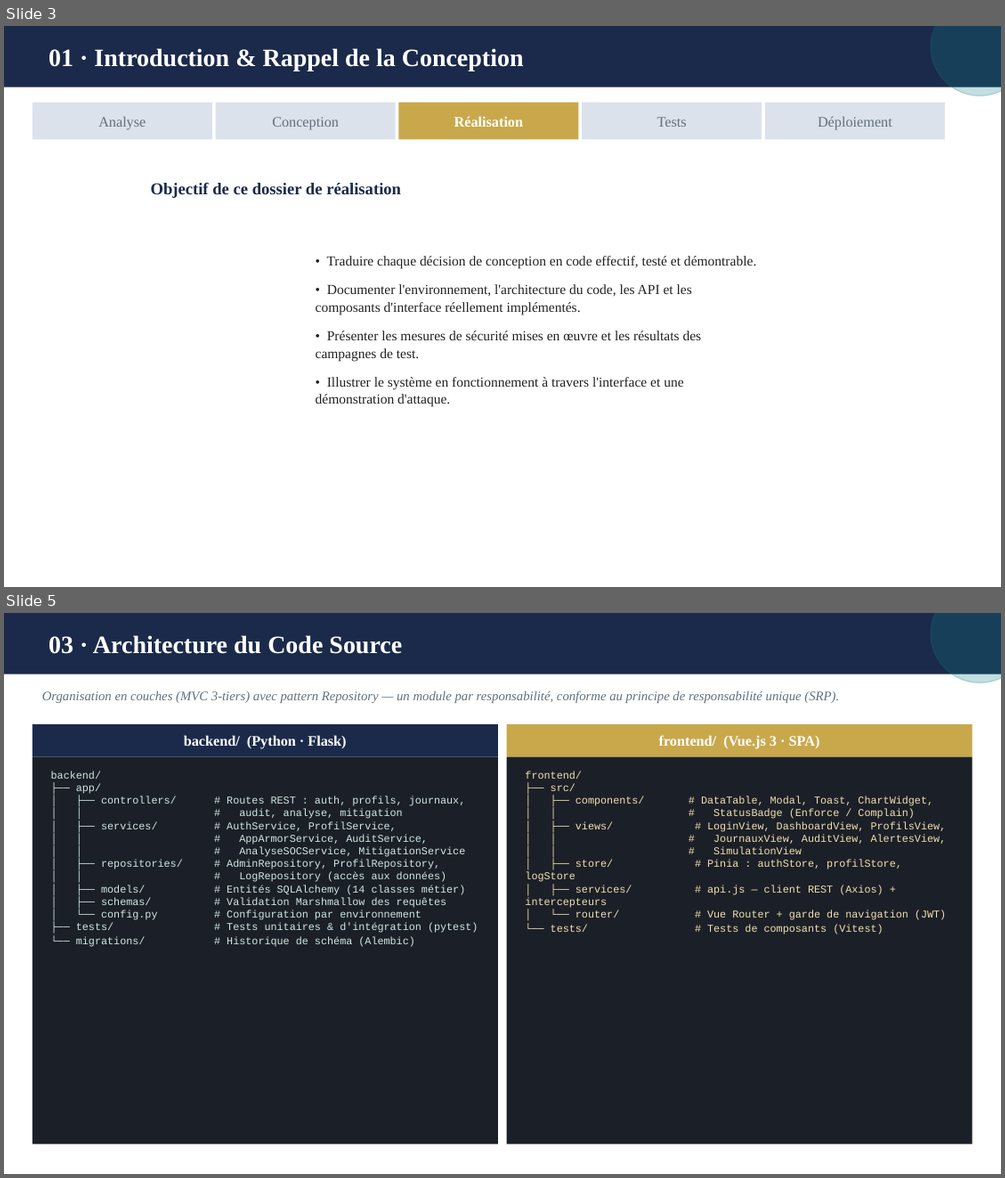
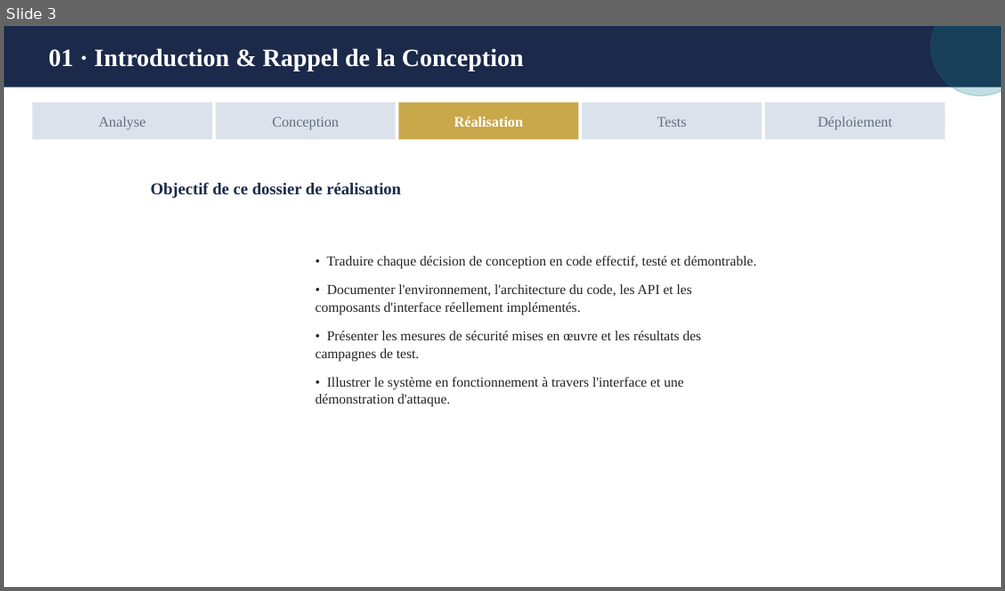
Before and after one commit to OpenSecureFoundation/Web-AppArmor-Manager, a slide deck: Dossier_de_Realisation_AppArmor.pptx. Shown one above the other, each under a label of ours: slides 3 and 5 before the commit, slide 3 after it; the slides between them are not shown. The pictures are 1005x1178 and 1005x591 pixels, drawn with LibreOffice and Linux fonts; fonts in the diff are those of the drawing. Boxes give left, top, right and bottom in pixels: in the first picture for what was removed or moved away, otherwise in the second. Text is boxed around its words. In the diff, an @@ line names an element or a change of style, - is before the commit and + after.

```diff
--- a/Dossier_de_Realisation_AppArmor.pptx
+++ b/Dossier_de_Realisation_AppArmor.pptx
@@ slide 5 removed at (4,613,1001,1174), background #FFFFFF @@
@@ rectangle removed at (4,613,1001,674) @@
@@ text removed at (48,635,402,654) @@
-03 · Architecture du Code Source
@@ ellipse removed at (931,613,1001,682) @@
@@ text removed at (42,690,839,703) @@
-Organisation en couches (MVC 3-tiers) avec pattern Repository — un module par responsabilité, conforme au principe de responsabilité unique (SRP).
@@ rectangle removed at (32,724,497,757) @@
@@ text removed at (184,735,346,749) @@
-backend/ (Python · Flask)
@@ rectangle removed at (506,724,972,757) @@
@@ text removed at (659,735,820,749) @@
-frontend/ (Vue.js 3 · SPA)
@@ rectangle removed at (32,756,497,1143) @@
@@ text removed at (51,771,478,947) @@
-backend/
-├── app/
-│ ├── controllers/ # Routes REST : auth, profils, journaux,
-│ │ # audit, analyse, mitigation
-│ ├── services/ # AuthService, ProfilService,
-│ │ # AppArmorService, AuditService,
-│ │ # AnalyseSOCService, MitigationService
-│ ├── repositories/ # AdminRepository, ProfilRepository,
-│ │ # LogRepository (accès aux données)
-│ ├── models/ # Entités SQLAlchemy (14 classes métier)
-│ ├── schemas/ # Validation Marshmallow des requêtes
-│ └── config.py # Configuration par environnement
-├── tests/ # Tests unitaires & d'intégration (pytest)
-└── migrations/ # Historique de schéma (Alembic)
@@ rectangle removed at (506,756,972,1143) @@
@@ text removed at (525,771,947,934) @@
-frontend/
-├── src/
-│ ├── components/ # DataTable, Modal, Toast, ChartWidget,
-│ │ # StatusBadge (Enforce / Complain)
-│ ├── views/ # LoginView, DashboardView, ProfilsView,
-│ │ # JournauxView, AuditView, AlertesView,
-│ │ # SimulationView
-│ ├── store/ # Pinia : authStore, profilStore, logStore
-│ ├── services/ # api.js — client REST (Axios) + intercepteurs
-│ └── router/ # Vue Router + garde de navigation (JWT)
-└── tests/ # Tests de composants (Vitest)
```
Also in this commit, not shown: 5 slides changed, 1 slide added, 4 other slides removed.
